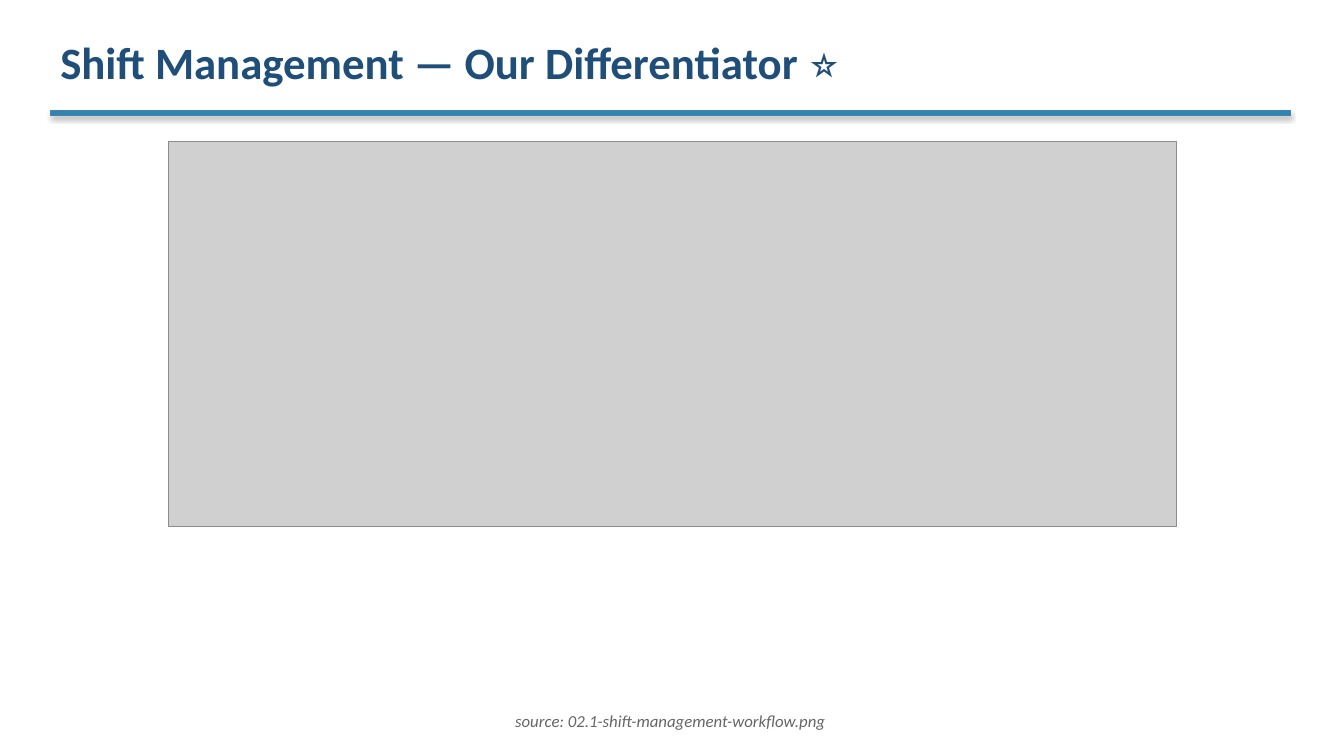
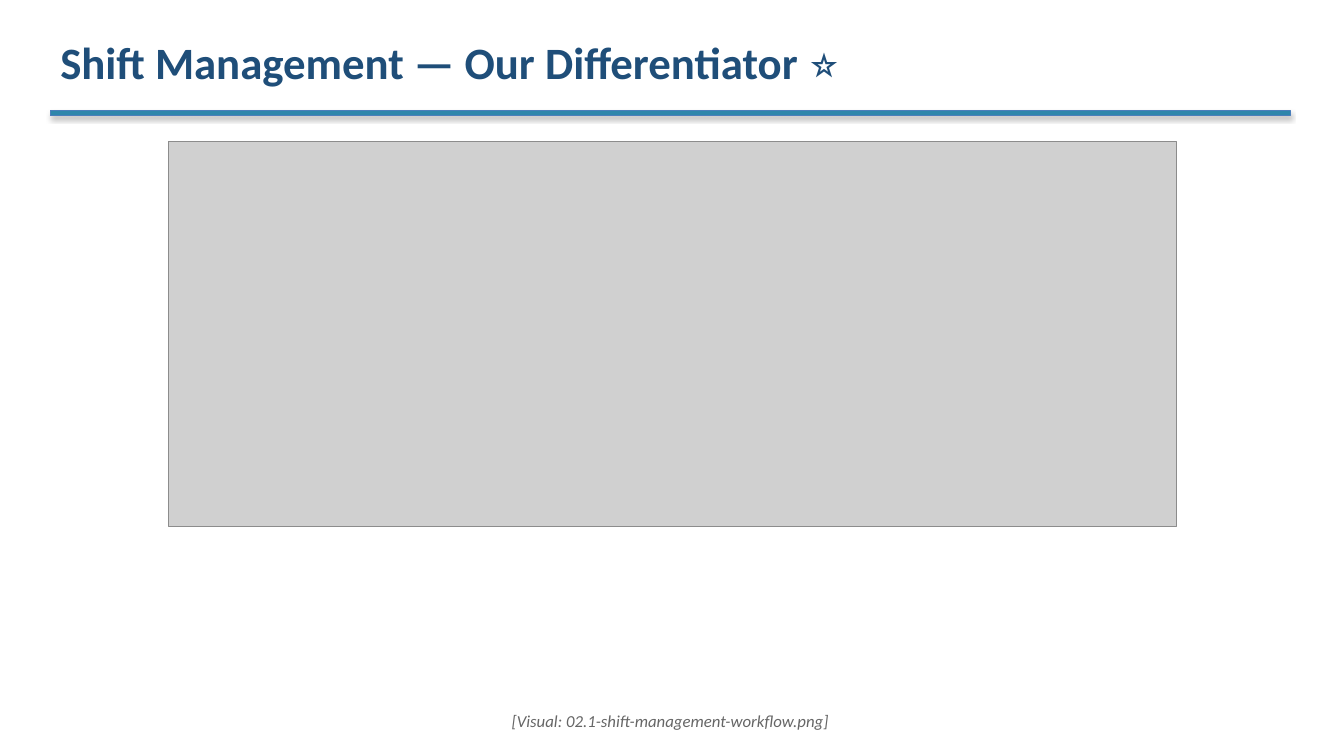
Before and after one commit to venkat-narasimha/haritha-hospitals, a slide deck: slide 8 of docs/phase6/03-client/03.4-client-presentation.pptx. Drawn at 1344x756 pixels with LibreOffice and Linux fonts; fonts in the diff are those of the drawing; grey boxes stand for pictures. Boxes give left, top, right and bottom in pixels: in the first picture for what was removed or moved away, otherwise in the second. Text is boxed around its words. In the diff, an @@ line names an element or a change of style, - is before the commit and + after.

```diff
--- a/docs/phase6/03-client/03.4-client-presentation.pptx
+++ b/docs/phase6/03-client/03.4-client-presentation.pptx
@@ text at (512,715,828,730): text changed @@
-source: 02.1-shift-management-workflow.png
+[Visual: 02.1-shift-management-workflow.png]
```
Also in this commit, not shown: 6 other slides changed, 1 slide added, 5 slides removed, 2 other files.
